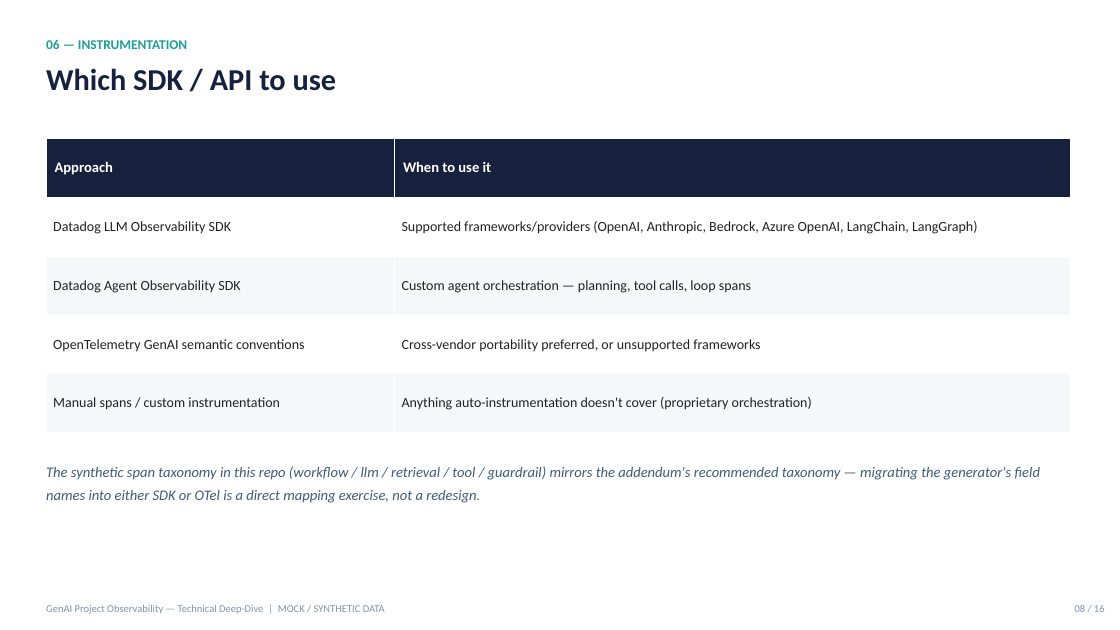
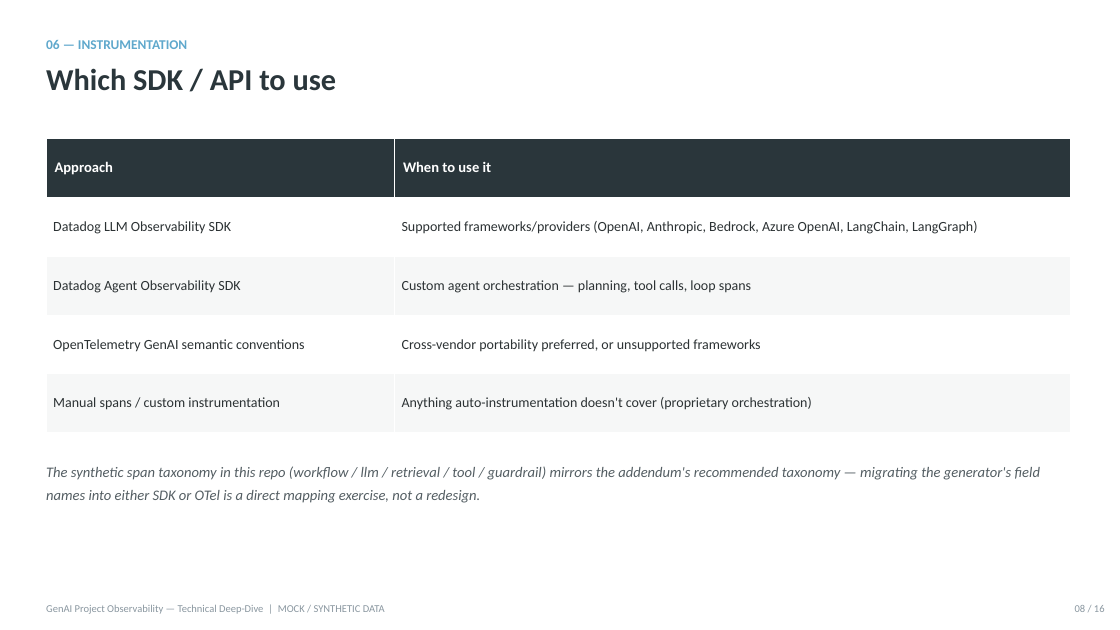
Before and after one commit to getamazednow/genai-observability-demo, a slide deck: slide 8 of training/slides/GenAI-Observability-Technical-Deepdive.pptx. Drawn at 1120x630 pixels with LibreOffice and Linux fonts; fonts in the diff are those of the drawing. Boxes give left, top, right and bottom in pixels: in the first picture for what was removed or moved away, otherwise in the second. Text is boxed around its words. In the diff, an @@ line names an element or a change of style, - is before the commit and + after.

Commit message:
Rebrand training artefacts with Getamazednow AI Design System v1.0
- Both decks: navy/teal palette remapped to Ink/Signal/Stone brand tokens,
  Poppins headings, brand badge on title slides (layouts, masters, theme incl.)
- Training guide: heading/title colors to Ink + Signal-deep, theme fonts
  to Poppins (headings) / Inter (body); content untouched

```diff
--- a/training/slides/GenAI-Observability-Technical-Deepdive.pptx
+++ b/training/slides/GenAI-Observability-Technical-Deepdive.pptx
@@ text "06 — INSTRUMENTATION" at (46, 40, 187, 49): text colour #1F9E97 to #5FA8CC @@
@@ text "Which SDK / API to ..." at (46, 68, 337, 91): text colour #16213E to #2A363B @@
@@ table at (46, 139, 1071, 433) @@
@@ fill #16213E to #2A363B in row 1 @@
@@ fill #F6F7F9 to #F6F7F7 in 4 cells @@
@@ text colour #222222 to #2C3234 @@
@@ text "The synthetic span taxonomy in ..." at (46, 466, 1040, 503): text colour #3E5C76 to #545E63 @@
```
Also in this commit, not shown: 15 other slides changed, 2 other files.
